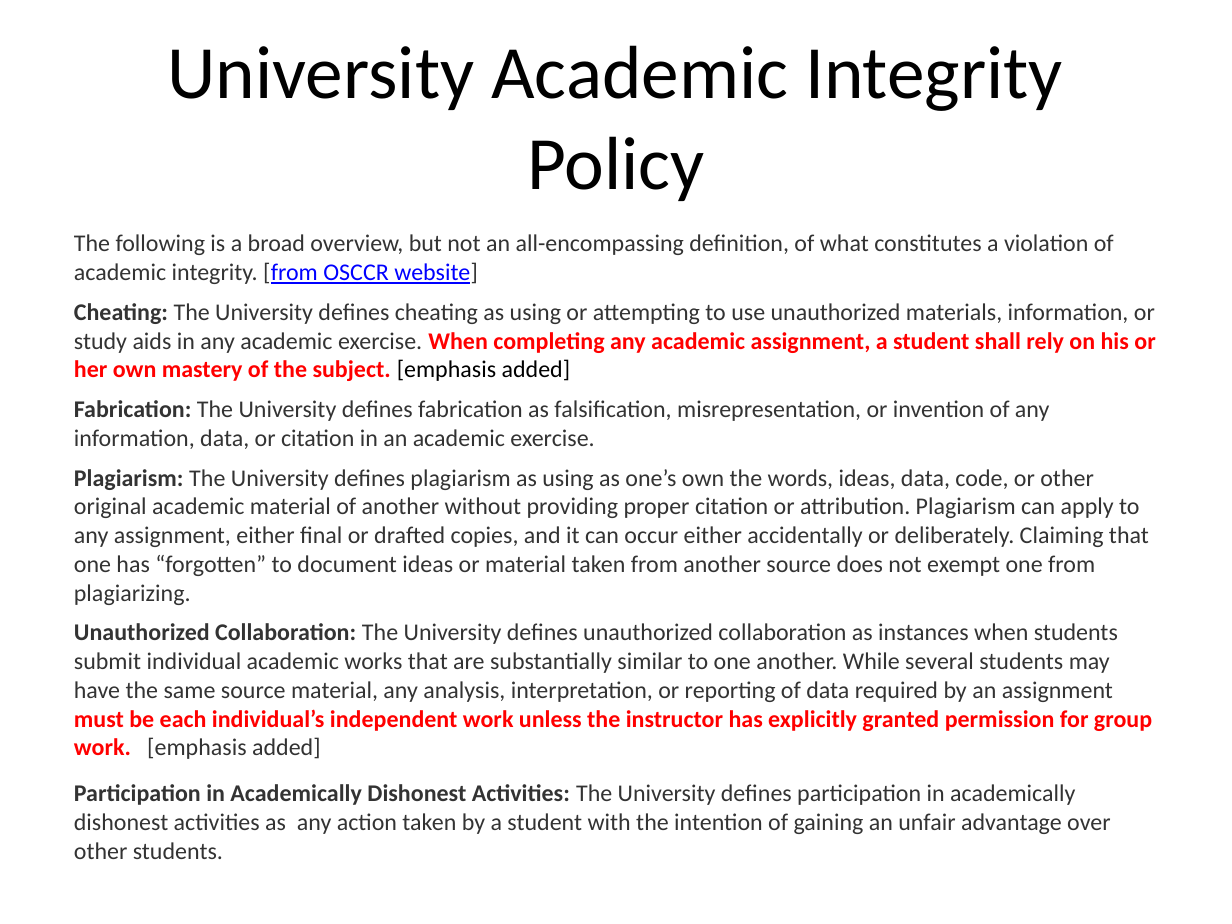
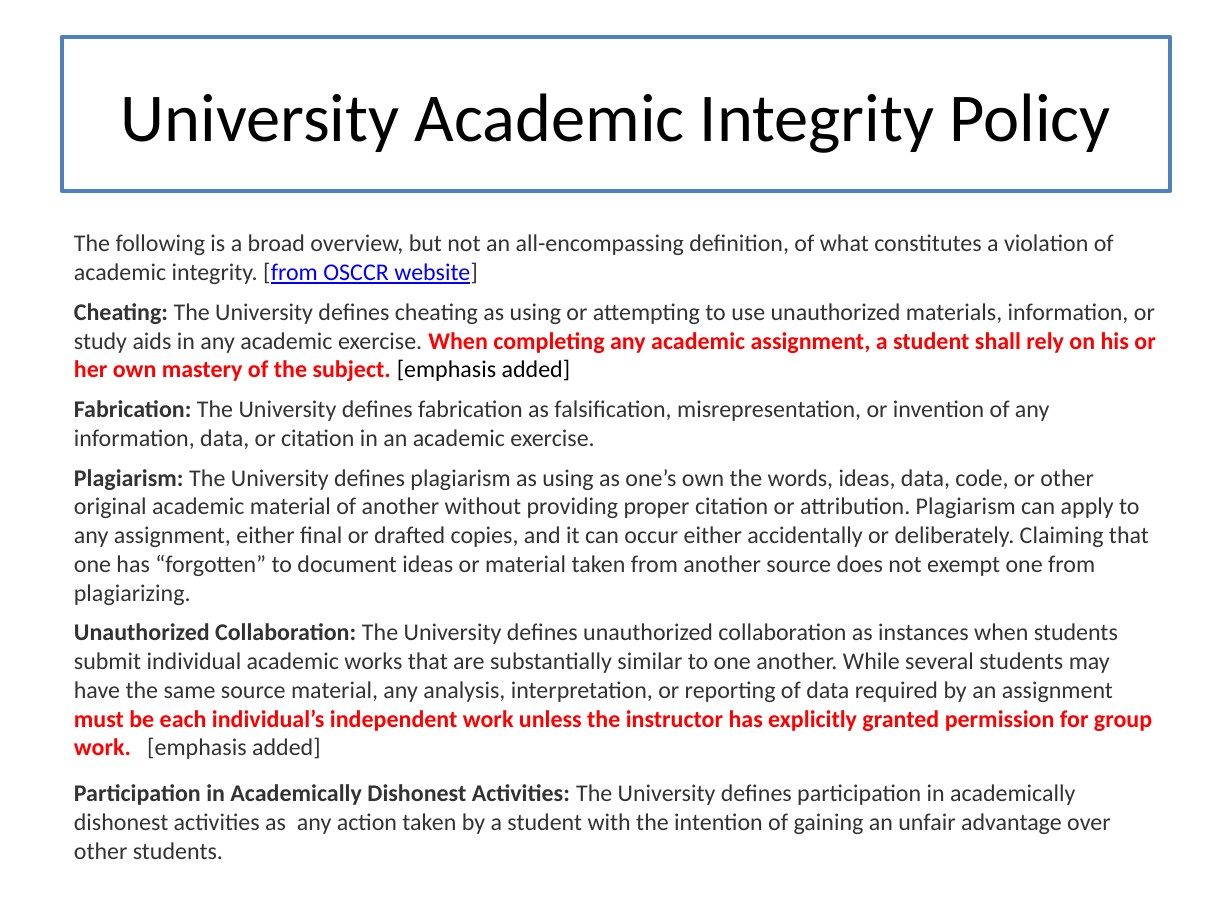
Before and after one commit to mwand/cs5010f16, a slide deck: slide 6 of Slides/Lesson 0.3 Academic Honesty.pptx. Drawn at 1232x924 pixels with LibreOffice and Linux fonts; fonts in the diff are those of the drawing. Boxes give left, top, right and bottom in pixels: in the first picture for what was removed or moved away, otherwise in the second. Text is boxed around its words. In the diff, an @@ line names an element or a change of style, - is before the commit and + after.

```diff
--- a/Slides/Lesson 0.3 Academic Honesty.pptx
+++ b/Slides/Lesson 0.3 Academic Honesty.pptx
@@ title "University Academic Integrity Policy": place and size @@
-title "University Academic Integrity Policy" at bbox=[168, 45, 1063, 201]
+title "University Academic Integrity Policy" at bbox=[62, 37, 1170, 191]
@@ title "University Academic Integrity Policy" at bbox=[62, 37, 1170, 191]: size 44 to 40 pt; outline none to #4F81BD 2.25 pt @@
```
Also in this commit, not shown: 13 other slides changed, 4 other files.
